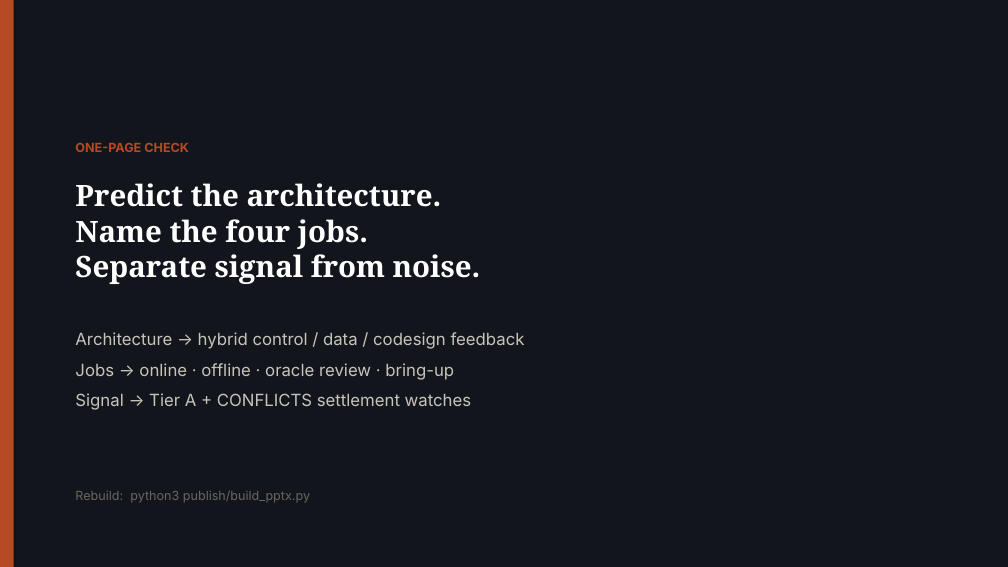
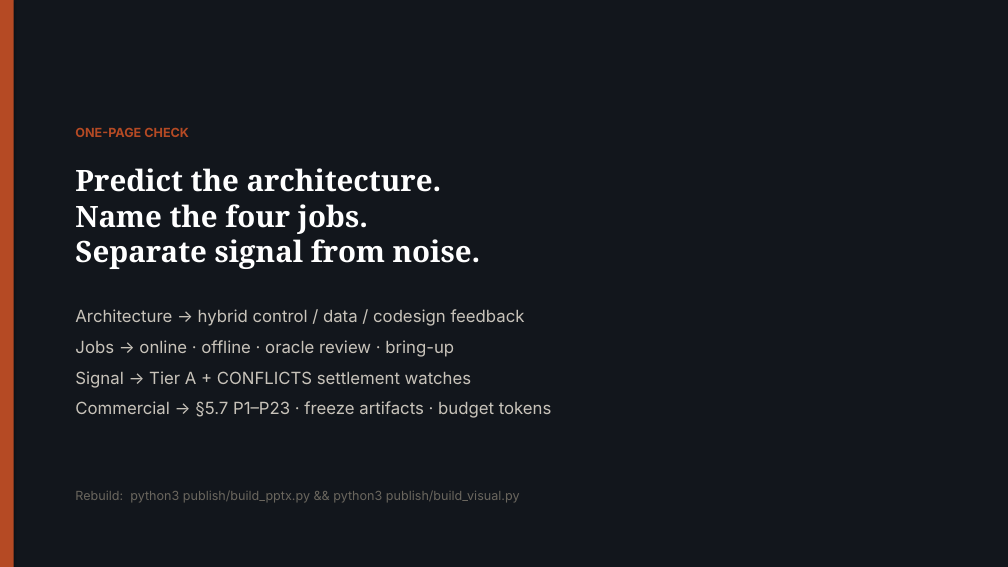
Before and after one commit to zackc6/ai-compiler-survey, a slide deck: slide 16 of publish/out/next-gen-ai-compiler-survey.pptx (slide 15 before the commit). Drawn at 1008x567 pixels with LibreOffice and Linux fonts; fonts in the diff are those of the drawing. Boxes give left, top, right and bottom in pixels: in the first picture for what was removed or moved away, otherwise in the second. Text is boxed around its words. In the diff, an @@ line names an element or a change of style, - is before the commit and + after.

```diff
--- a/publish/out/next-gen-ai-compiler-survey.pptx
+++ b/publish/out/next-gen-ai-compiler-survey.pptx
@@ text "ONE-PAGE CHECK": place and size @@
-text "ONE-PAGE CHECK" at <box>75,143,189,152</box>
+text "ONE-PAGE CHECK" at <box>75,128,189,137</box>
@@ text "Predict the architecture. Name the ...": place and size @@
-text "Predict the architecture. Name the ..." at <box>75,183,481,284</box>
+text "Predict the architecture. Name the ..." at <box>75,168,481,269</box>
@@ text "Architecture → hybrid control / ...": place and size @@
-text "Architecture → hybrid control / ..." at <box>75,332,525,410</box>
+text "Architecture → hybrid control / ..." at <box>75,309,552,418</box>
@@ text at <box>75,401,552,418</box>: paragraph added @@
+Commercial → §5.7 P1–P23 · freeze artifacts · budget tokens
@@ text at <box>75,490,520,503</box>: text changed @@
-Rebuild: python3 publish/build_pptx.py
+Rebuild: python3 publish/build_pptx.py && python3 publish/build_visual.py
```
Also in this commit, not shown: 13 other slides changed, 1 slide added, 12 other files.
